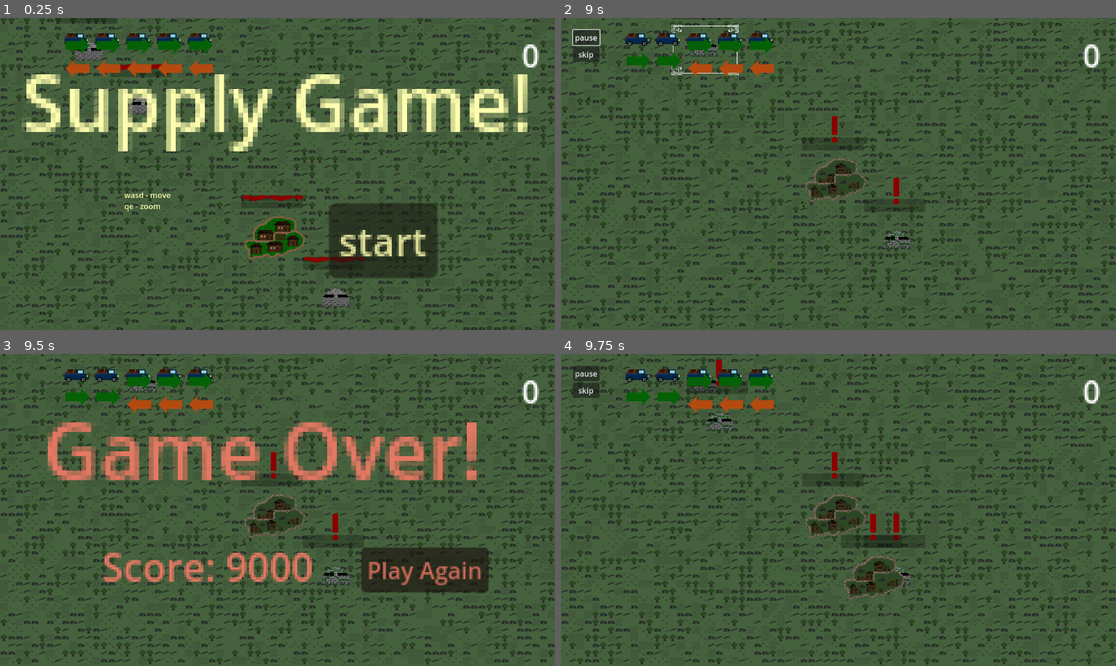
Above: before the commit, frames 1-4 (two rows, left to right).
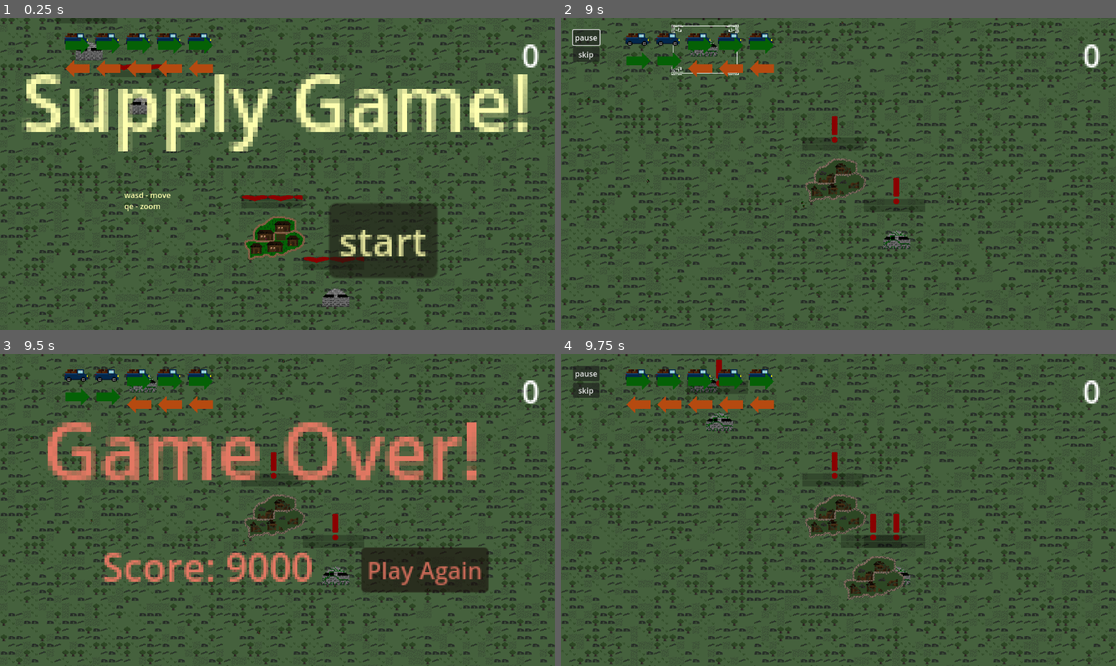
Above: after the commit, the same moments.

Repository: lewis785/ludum-dare-53
Game: Godot game, scene res://scenes/main.tscn
Two runs of this game, one before a commit and one after it. Both use one fixed random seed, a clock stepped at 60 frames per second and the inputs below.
Inputs (mouse positions are in pixels of both pictures, inside the frame that each line leads up to):
- Up to frame 1 (0.25 s): no input
- Up to frame 2 (9 s): click "start" at 0.5 s; click "skip" at 1.25 s; click "slow" at 2 s; click "skip" at 2.75 s; click "slow" at 3.5 s; click "skip" at 4.25 s; click "slow" at 5 s; click "pause" at 5.75 s; click "paused" at 6.5 s; move the mouse to (832, 236) at 7.27 s; press the mouse at (832, 236) at 7.28 s; move the mouse to (899, 298) at 8.02 s; release the mouse at (899, 298) at 8.03 s; tap S (camera_down) at 8.1 s; click (899, 298) at 8.17 s; move the mouse to (705, 46) at 8.77 s; hold A (camera_left) from 8.78 s (still down); click (705, 46) at 8.92 s
- Up to frame 3 (9.5 s): keep holding A (camera_left)
- Up to frame 4 (9.75 s): release A (camera_left) at 9.5 s; click "Play Again" at 9.5 s

Frames 1-3 are identical in both runs. In frame 4, 0.7% of the frame differs, in the area x 11-22%, y 6-19%.

Commit message:
ADD truck coordinator can set the number of indicators

Diff:
--- a/scenes/supply_truck/truck_coordinator.gd
+++ b/scenes/supply_truck/truck_coordinator.gd
@@ -21,15 +21,24 @@
 func _ready():
 	var root = self.get_tree().current_scene
 	truck_indicator = get_tree().get_first_node_in_group('TruckIndicator')
+	truck_indicator.set_truck_limit(available_trucks)
 	var start_location = self.position
 	var signal_bus = get_node("/root/SignalBus")
 	signal_bus.connect('send_supply_to_structure', send_to_structure)
+
+func create_truck():
+	available_trucks += 1
+	truck_indicator.add_truck()
+
+func destroy_truck():
+	available_trucks -= 1
+	truck_indicator.remove_truck()
 
 func send_to_structure(structure: Structure):
 	send_truck(structure)
 
 func send_truck(structure: Structure):
-	if (!$SupplyStore.has_required_supplies(20) || available_trucks == 0):
+	if (!$SupplyStore.has_required_supplies(20) || available_trucks <= 0):
 		return
 	available_trucks -= 1
 	$SupplyStore.remove_supply(20)
@@ -42,13 +51,6 @@
 
 	add_child(truck)
 
-
-# Called every frame. 'delta' is the elapsed time since the previous frame.
-#func _process(delta):
-#	if ($SupplyStore == null):
-#		$SupplyStore = self.get_parent().supply_store_instance
-#		return
-
 func _on_supply_depot_body_shape_entered(body_rid, body, body_shape_index, local_shape_index):
 	if !body.name.contains('SupplyTruck'):
 		return
--- a/scenes/supply_truck/truck_indicator.gd
+++ b/scenes/supply_truck/truck_indicator.gd
@@ -25,6 +25,11 @@
 		if truck_status[key] == "":
 			return key
 	return null
+
+func set_truck_limit(limit):
+	truck_limit = limit
+	init_truck_dictionary()
+	display_sprites()
 
 func add_truck():
 	truck_status[truck_limit] = ''
@@ -75,9 +80,3 @@
 	for sprite in sprites:
 		sprite.queue_free()
 	sprites = []
-
-
-	# Alternatively, you can use the AnimatedSprite node:
-	#var animated_sprite = AnimatedSprite.new()
-	#animated_sprite.frames = [region]
-	#animated_sprite.set_frame(0)
